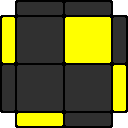
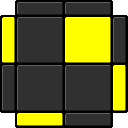
Comparing the layer stacks of the two (128, 128) images. Changes:
painted on "color" over [2, 2, 126, 126]
